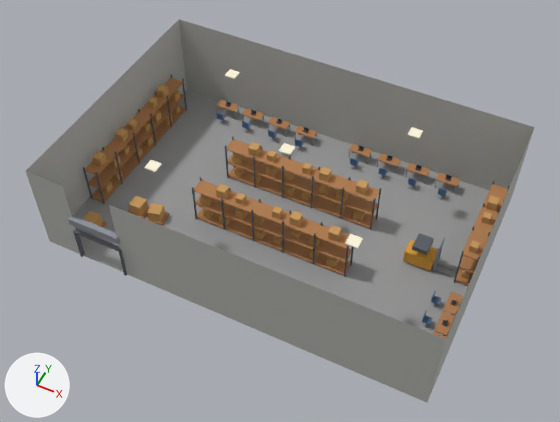
Renders of the glTF model client/src/game/packs/warehouse/scene.glb from each side of a commit.
Rendered twice from a 50 mm lens placed at (13.9, -28.6, 36.2), pointed at (0.2, -1.2, 2.0). Arrows for +X, +Y and +Z are at lower left; the lights stay in place. The older version comes first. Where no turn or scale is listed for an object, it has been applied to the vertices. Vertices at exactly the same position are counted once.

Before the edit, the objects in view are built like this:
```python
ob_accent = bpy.data.objects.new('accent', me_mesh_9)
ob_accent.location = (0.0, 0.0, 0.0)
ob_crate = bpy.data.objects.new('crate', me_mesh_5)
ob_crate.location = (0.0, 0.0, 0.0)
ob_device = bpy.data.objects.new('device', me_mesh_6)
ob_device.location = (0.0, 0.0, 0.0)
ob_fabric = bpy.data.objects.new('fabric', me_mesh_8)
ob_fabric.location = (0.0, 0.0, 0.0)
ob_frame = bpy.data.objects.new('frame', me_mesh_2)
ob_frame.location = (0.0, 0.0, 0.0)
ob_light = bpy.data.objects.new('light', me_mesh_10)
ob_light.location = (0.0, 0.0, 0.0)
ob_metal = bpy.data.objects.new('metal', me_mesh_3)
ob_metal.location = (0.0, 0.0, 0.0)
ob_screen = bpy.data.objects.new('screen', me_mesh_7)
ob_screen.location = (0.0, 0.0, 0.0)
ob_wood = bpy.data.objects.new('wood', me_mesh_4)
ob_wood.location = (0.0, 0.0, 0.0)
# also in view: 'concrete' at (0.0, 0.0, 0.0); 'wall' at (0.0, 0.0, 3.0)
```
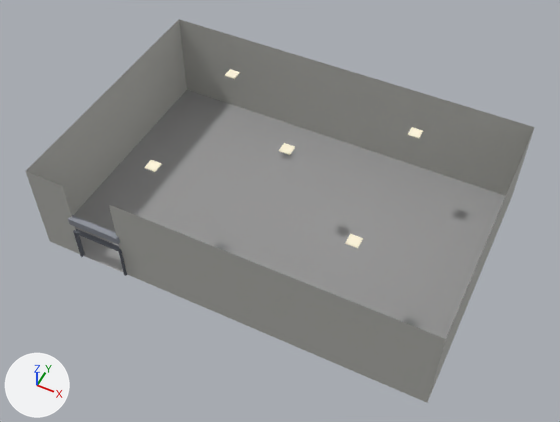
The edits, one by one:
me_mesh_2 is used by ob_frame; location (0.0, 0.0, 0.0).
me_mesh_2 had 380 vertices, 576 faces and spanned x -11.8..11.8, y -8.1..6.0, z 0.0..2.8.
me_mesh_2 now has 20 vertices, 36 faces and spans x -9.6..-6.4, y -8.1..-7.9, z 0.0..2.3.
me_mesh_2 part 1: 45 loose pieces with 360 vertices, spanning x -11.8..11.8, y -4.0..6.0, z 0.0..2.8, are deleted.
me_mesh_3 is used by ob_metal; location (0.0, 0.0, 0.0).
me_mesh_3 had 1264 vertices, 2100 faces and spanned x -9.6..11.6, y -8.2..7.3, z 0.0..3.4.
me_mesh_3 now has 8 vertices, 12 faces and spans x -9.6..-6.3, y -8.2..-7.8, z 3.0..3.4.
me_mesh_3 part 2: 106 loose pieces with 1256 vertices, spanning x -8.7..11.6, y -7.3..7.3, z 0.0..2.3, are deleted.
Object 'wood' (ob_wood) is deleted.
Object 'crate' (ob_crate) is deleted.
Object 'device' (ob_device) is deleted.
Object 'screen' (ob_screen) is deleted.
Object 'fabric' (ob_fabric) is deleted.
Object 'accent' (ob_accent) is deleted.

Location of each change, (x1, y1, x2, y2) in pixels of the pictures (560 x 422 px):
'wood', deleted
    before: (85, 78, 508, 339)
'crate', deleted
    before: (83, 85, 500, 280)
'frame', reshaped (87% narrower, 77% shorter)
    before: (73, 75, 510, 283)
    after: (73, 229, 127, 276)
'metal', reshaped
    before: (68, 106, 459, 337)
    after: (68, 215, 120, 244)
'fabric', deleted
    before: (216, 112, 447, 325)
'accent', deleted (orange)
    before: (403, 240, 437, 271)
'device', deleted
    before: (225, 104, 456, 326)
'screen', deleted
    before: (226, 101, 457, 325)
part 1 of me_mesh_2, deleted
    before: (83, 75, 510, 283)
part 2 of me_mesh_3, deleted
    before: (217, 106, 459, 337)
